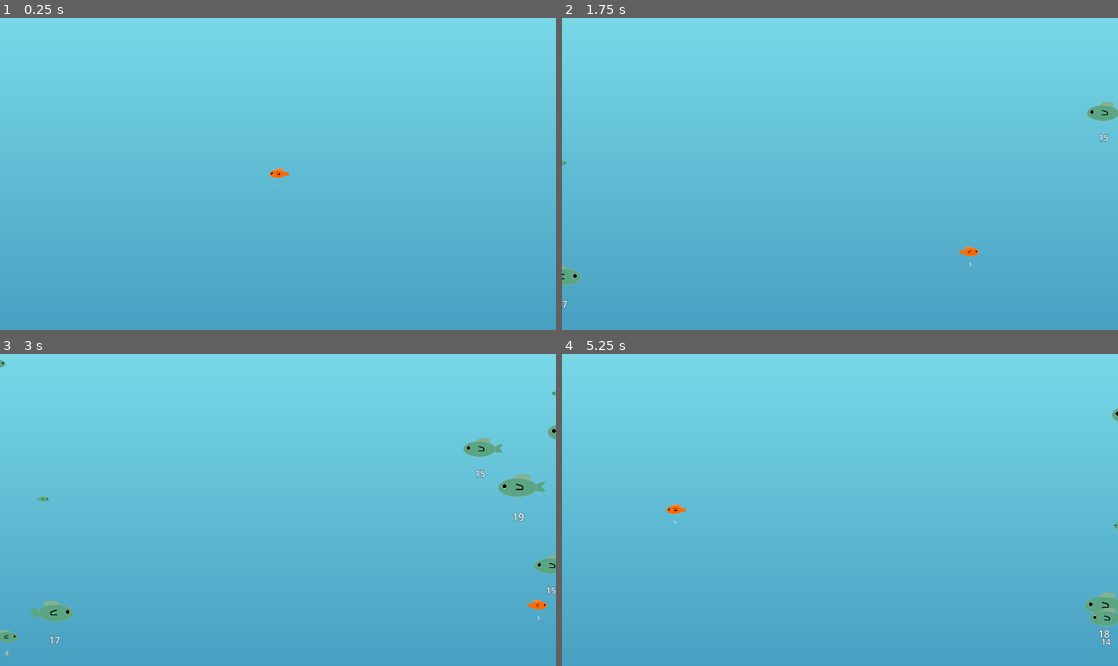
Above: before the commit, frames 1-4 (two rows, left to right).
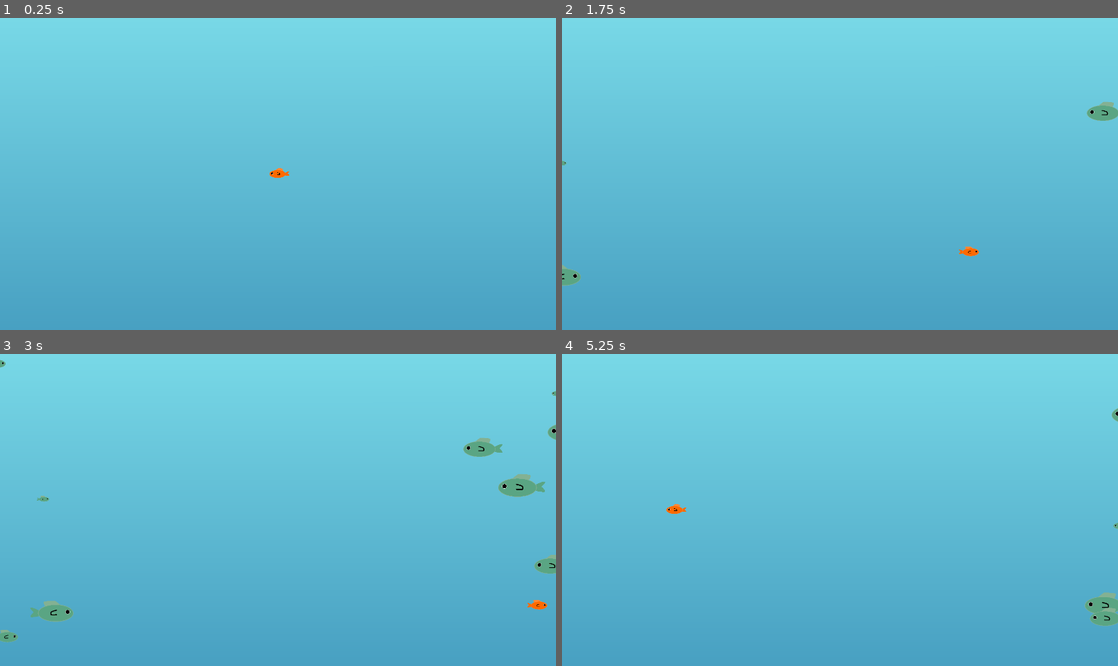
Above: after the commit, the same moments.

Repository: ForlornU/Fishy-example-game
Game: Godot game, scene res://Scenes/MainScene.tscn
Same seed, same stepped clock (60 frames per second), same inputs: the game is played once before the commit and once after it.
Inputs:
- Up to frame 1 (0.25 s): no input
- Up to frame 2 (1.75 s): tap Enter at 0.5 s; hold Right (move_right) 0.53-1.28 s; hold Down (move_down) from 1.28 s (still down)
- Up to frame 3 (3 s): release Down (move_down) at 2.03 s; hold Right (move_right) 2.03-2.78 s; hold Up (move_up) from 2.78 s (still down)
- Up to frame 4 (5.25 s): release Up (move_up) at 3.5 s; click "Restart" at 3.5 s; tap Space at 4.25 s; hold Left (move_left) from 4.28 s (still down)

The runs differ from the first frame. In frame 1, less than 0.1% of the frame differs, in the area x 49-51%, y 53-55%; in frame 2, less than 0.1%; in frame 3, 0.1%, in the area x 1-100%, y 37-97%; in frame 4, less than 0.1%.

Commit message:
Physics process, invisible text

Diff:
--- a/Scenes/Player/Player.gd
+++ b/Scenes/Player/Player.gd
@@ -7,10 +7,11 @@
 var fish_scale = 1
 
 func _ready():
+	super()
 	player_body = self
 	start()
 
-func _process(delta):
+func _physics_process(delta):
 	turn()
 	#Player movement and clamping position within window
 	direction = Input.get_vector("move_left", "move_right", "move_up", "move_down").normalized()
--- a/Script/Fish.gd
+++ b/Script/Fish.gd
@@ -8,6 +8,13 @@
 var direction : Vector2
 @export var text : Label
 @export var sprite : Sprite2D
+@export var debug = false
+
+func _ready():
+	if(debug == true):
+		text.visible = true
+	else:
+		text.visible = false
 
 func turn():
 	#Turn based on our current direction, look left or right
